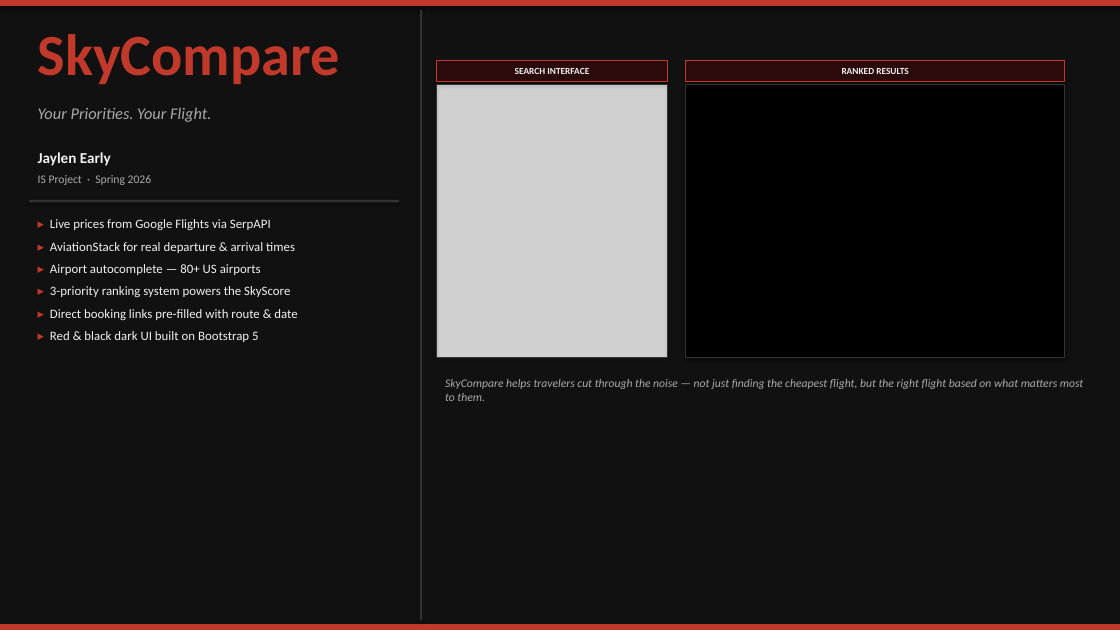
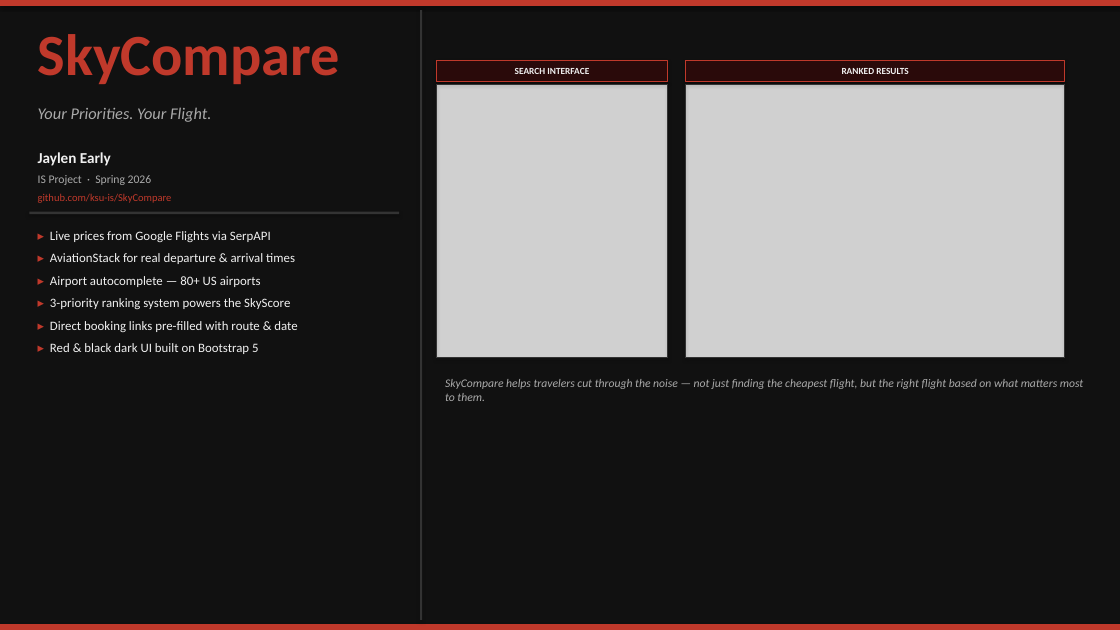
Before and after one commit to ksu-is/SkyCompare, a slide deck: slide 1 of SkyCompare_Slide.pptx. Drawn at 1120x630 pixels with LibreOffice and Linux fonts; fonts in the diff are those of the drawing; grey boxes stand for pictures. Boxes give left, top, right and bottom in pixels: in the first picture for what was removed or moved away, otherwise in the second. Text is boxed around its words. In the diff, an @@ line names an element or a change of style, - is before the commit and + after.

Commit message:
Fix black results screenshot on slide, add GitHub URL

```diff
--- a/SkyCompare_Slide.pptx
+++ b/SkyCompare_Slide.pptx
@@ rectangle at (x1=686, y1=84, x2=1065, y2=357): fill #000000 to none @@
@@ picture added at (x1=686, y1=84, x2=1065, y2=357) @@
@@ text added at (x1=38, y1=193, x2=172, y2=203), 9 pt, text #C0392B @@
+github.com/ksu-is/SkyCompare
@@ text "▸ Live prices from Google ..." moved from (x1=50, y1=219, x2=297, y2=342) to (x1=50, y1=231, x2=297, y2=354) @@
@@ rectangle moved from (x1=29, y1=200, x2=399, y2=202) to (x1=29, y1=212, x2=399, y2=214) @@
```
Also in this commit, not shown: 1 other file.
